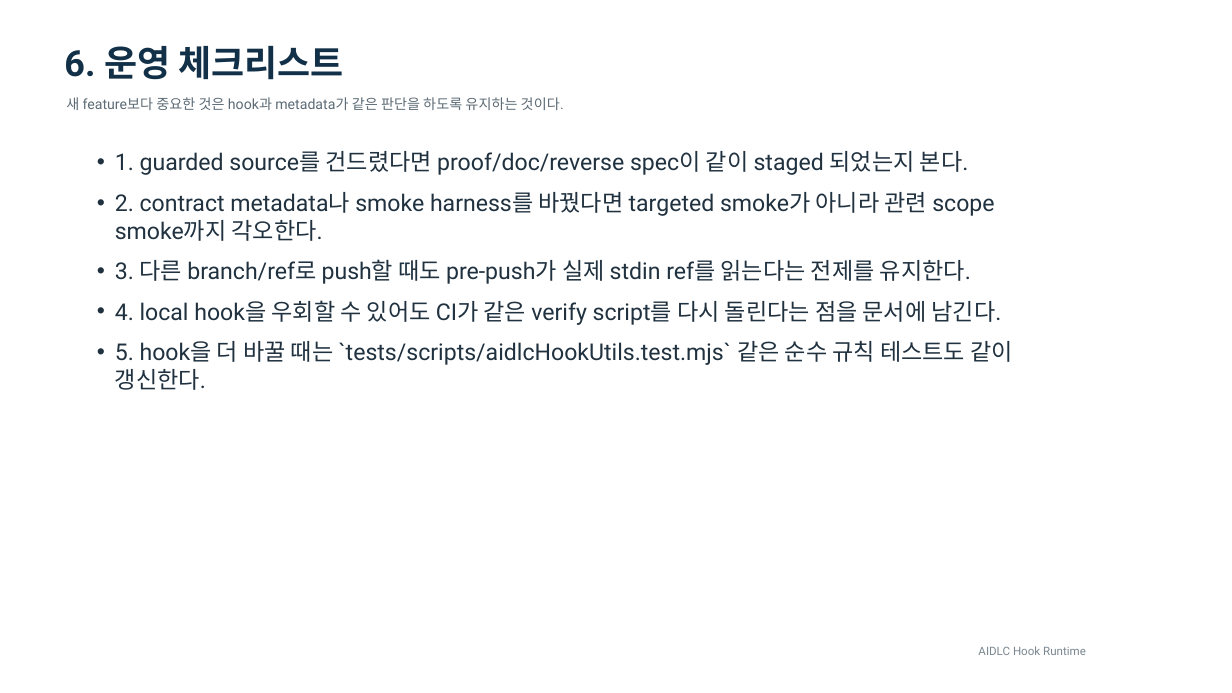
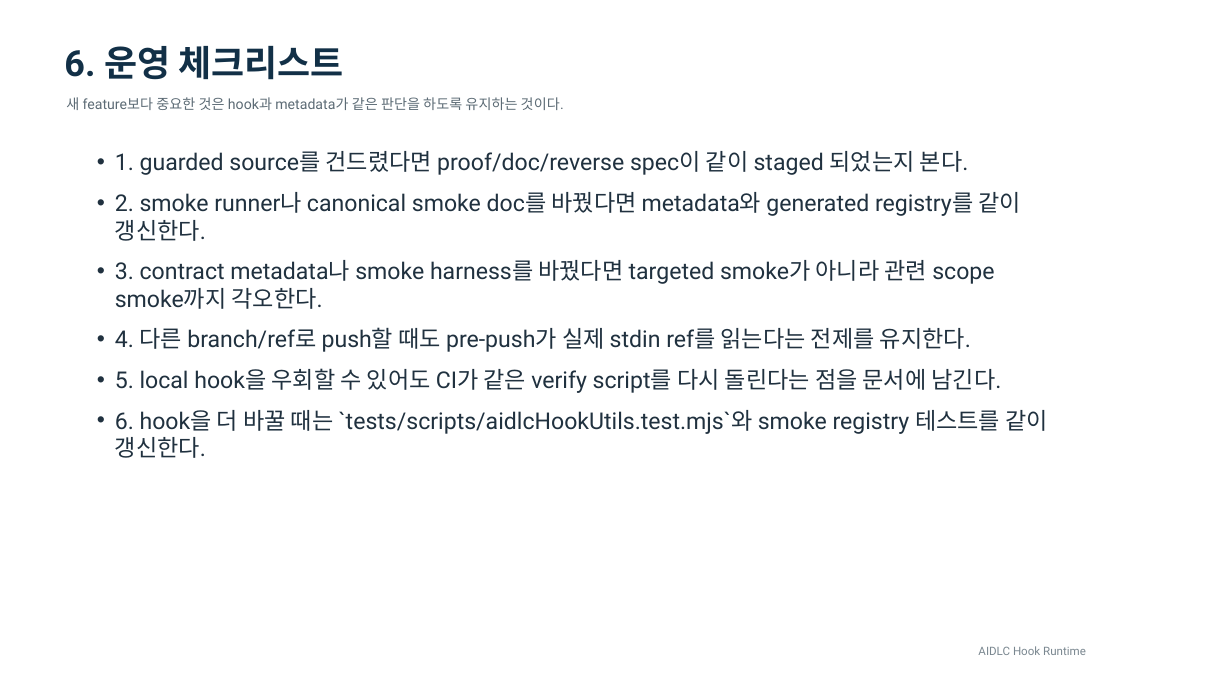
Before and after one commit to hosooregai-netizen/saftysite, a slide deck: slide 7 of docs/guardrails/aidlc-hooks-overview.pptx. Drawn at 1232x693 pixels with LibreOffice and Linux fonts; fonts in the diff are those of the drawing. Boxes give left, top, right and bottom in pixels: in the first picture for what was removed or moved away, otherwise in the second. Text is boxed around its words. In the diff, an @@ line names an element or a change of style, - is before the commit and + after.

Commit message:
feat: add metadata-driven smoke registry

```diff
--- a/docs/guardrails/aidlc-hooks-overview.pptx
+++ b/docs/guardrails/aidlc-hooks-overview.pptx
@@ text at (115,192,1048,458): text changed @@
-• 2. contract metadata나 smoke harness를 바꿨다면 targeted smoke가 아니라 관련 scope smoke까지 각오한다.
-• 3. 다른 branch/ref로 push할 때도 pre-push가 실제 stdin ref를 읽는다는 전제를 유지한다.
-• 4. local hook을 우회할 수 있어도 CI가 같은 verify script를 다시 돌린다는 점을 문서에 남긴다.
-• 5. hook을 더 바꿀 때는 `tests/scripts/aidlcHookUtils.test.mjs` 같은 순수 규칙 테스트도 같이 갱신한다.
+• 2. smoke runner나 canonical smoke doc를 바꿨다면 metadata와 generated registry를 같이 갱신한다.
+• 3. contract metadata나 smoke harness를 바꿨다면 targeted smoke가 아니라 관련 scope smoke까지 각오한다.
+• 4. 다른 branch/ref로 push할 때도 pre-push가 실제 stdin ref를 읽는다는 전제를 유지한다.
+• 5. local hook을 우회할 수 있어도 CI가 같은 verify script를 다시 돌린다는 점을 문서에 남긴다.
+• 6. hook을 더 바꿀 때는 `tests/scripts/aidlcHookUtils.test.mjs`와 smoke registry 테스트를 같이 갱신한다.
```
Also in this commit, not shown: 6 other slides changed, 35 other files.
